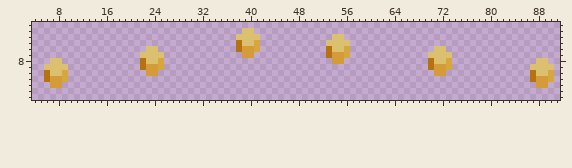
Two versions of one sprite sheet, data/money-1.png. Above, as it was before the edit.
The file is 96x16 pixels. Shown: x 4..91, y 2..14.
And afterwards:
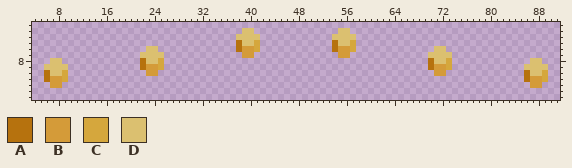
Palette (. is transparent): A #b6720e  B #d49b39  C #d5a73d  D #dbc070
Difference:
y 3: x 55..56 .. -> DD
y 4: x 56..57 .. -> DD
y 5: x 53..54 DD -> .A; x 57 . -> C
y 6: x 53..57 ADDC. -> .ABBC
y 7: x 53..54 AB -> ..; x 56 C -> B
y 8: x 54..55 BB -> ..; x 87 . -> D; x 89 D -> .
y 9: x 86 . -> D; x 90 D -> .
y 10: x 86..87 .A -> AD; x 89..90 DC -> C.
y 11: x 86..87 .A -> AB; x 89..90 BC -> C.
y 12: x 87 . -> B; x 89 B -> .
Where, in picture pixels (left, top, right, bottom), the same in both pictures:
changed: (326, 28, 356, 64)
changed: (524, 58, 554, 88)
